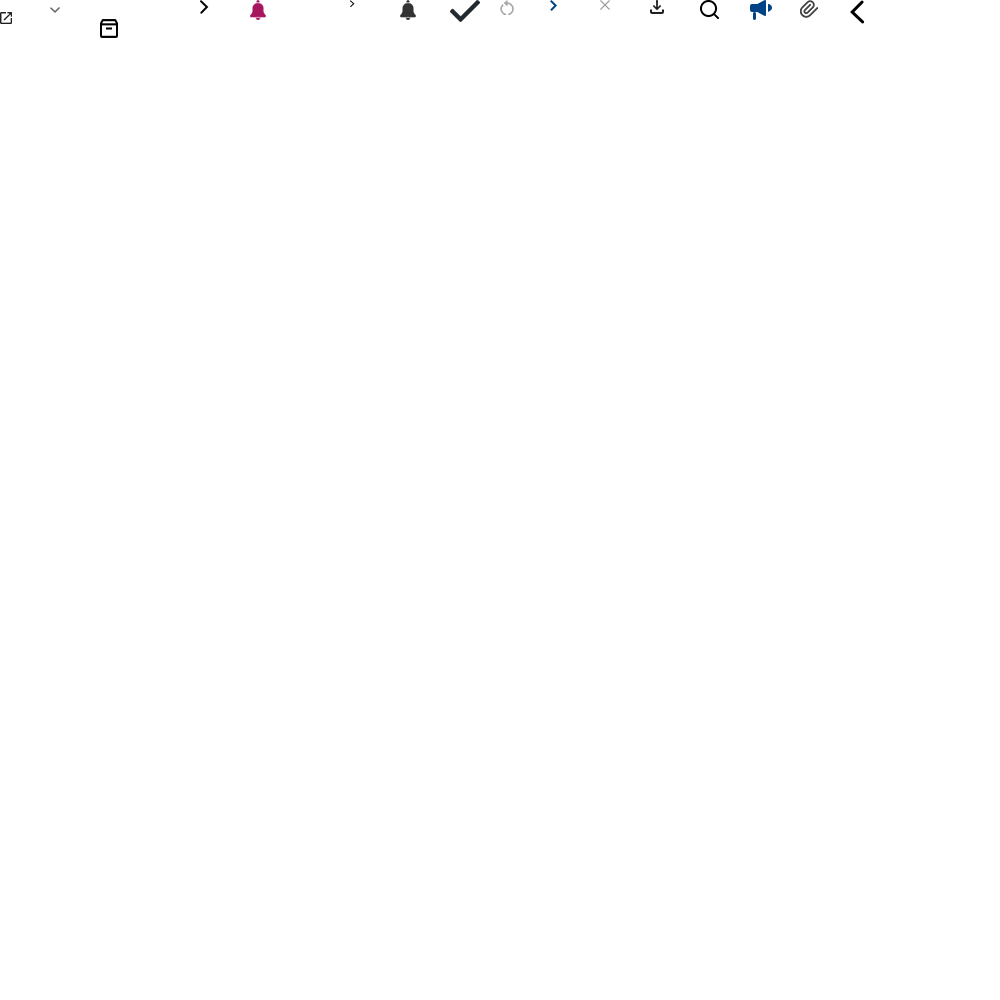
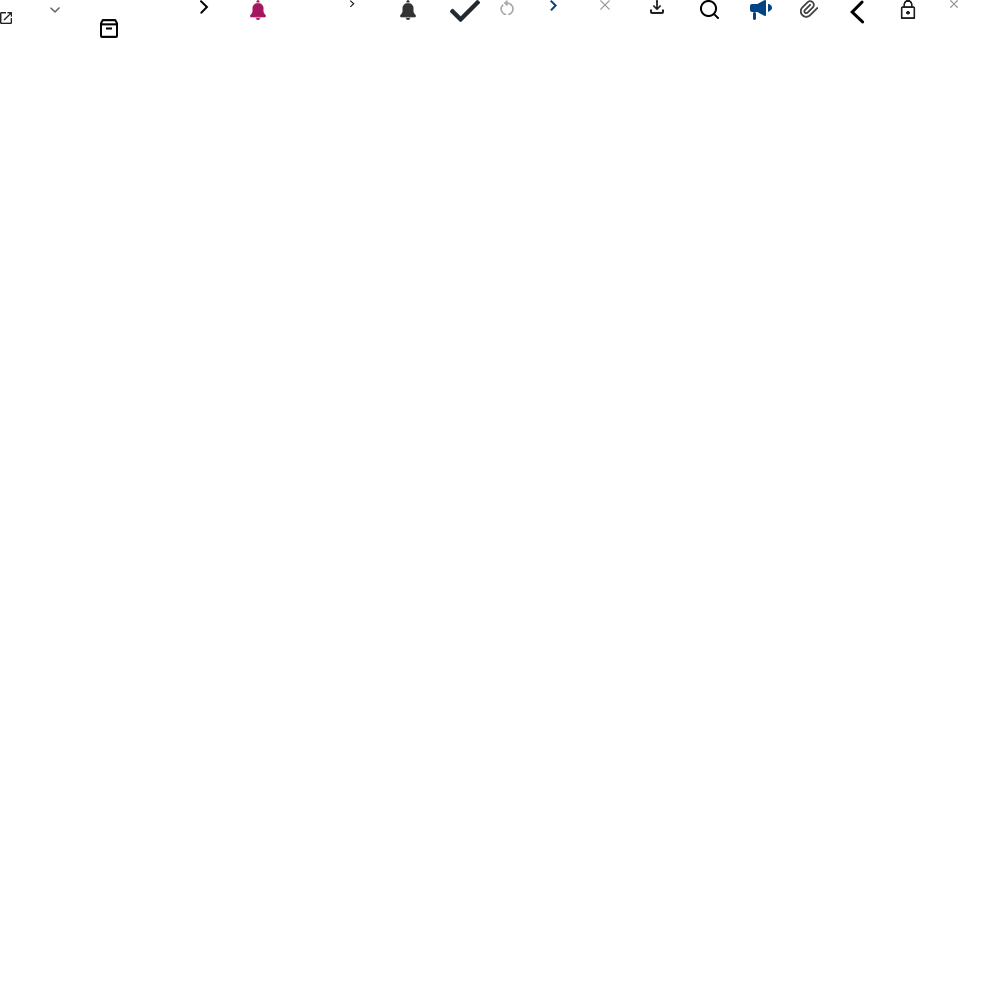
Layer changes from the first 1000px x 1000px image to the second:
added layer "레이어 25" in group "그룹 1" over [950, 0, 958, 8]
added layer "레이어 24" in group "그룹 1" over [900, 0, 916, 19]
